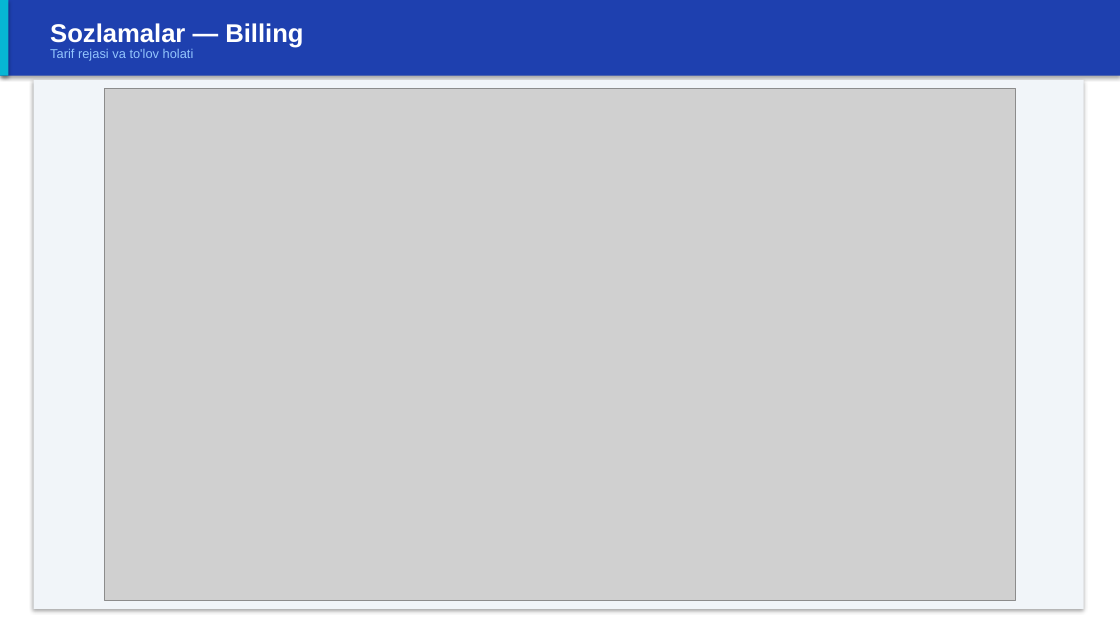
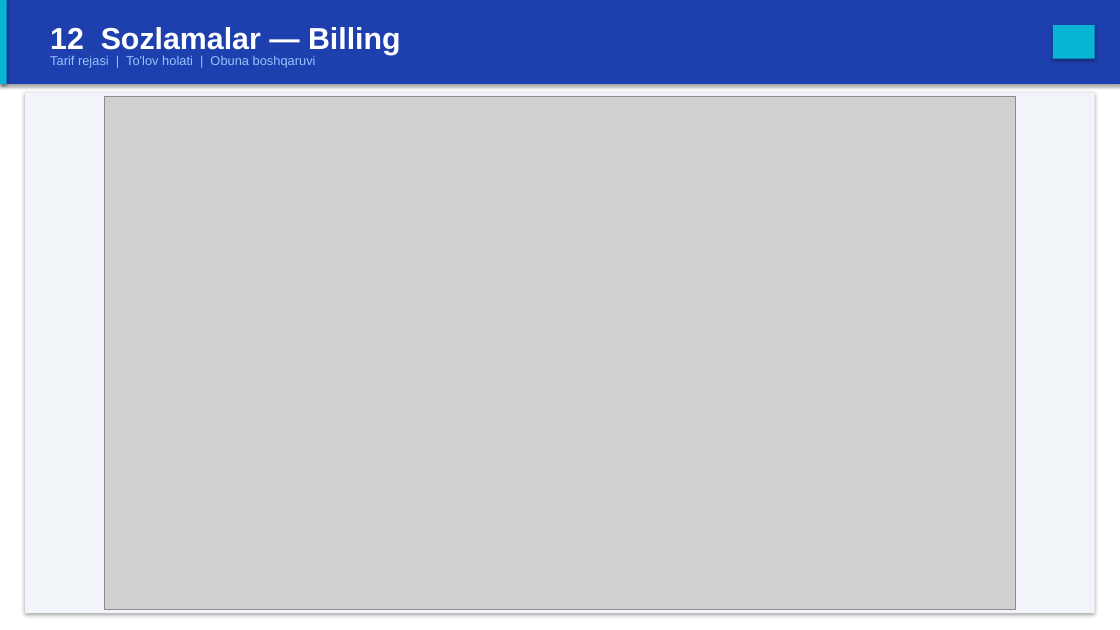
Before and after one commit to AI-automatization/Pos-cosmetics, a slide deck: slide 23 of docs/RAOS_Admin_Panel_Guide.pptx (slide 37 before the commit). Drawn at 1120x630 pixels with LibreOffice and Linux fonts; fonts in the diff are those of the drawing; grey boxes stand for pictures. Boxes give left, top, right and bottom in pixels: in the first picture for what was removed or moved away, otherwise in the second. Text is boxed around its words. In the diff, an @@ line names an element or a change of style, - is before the commit and + after.

```diff
--- a/docs/RAOS_Admin_Panel_Guide.pptx
+++ b/docs/RAOS_Admin_Panel_Guide.pptx
@@ rectangle: place and size @@
-rectangle at (0, 0, 1120, 76)
+rectangle at (0, 0, 1120, 84)
@@ rectangle: place and size @@
-rectangle at (0, 0, 8, 76)
+rectangle at (0, 0, 7, 84)
@@ text at (50, 27, 401, 55): text changed; size 22 to 26 pt @@
-Sozlamalar — Billing
+12 Sozlamalar — Billing
@@ rectangle added at (1053, 25, 1095, 59), fill #06B6D4 @@
@@ text at (50, 56, 316, 68): text changed @@
-Tarif rejasi va to'lov holati
+Tarif rejasi | To'lov holati | Obuna boshqaruvi
@@ rectangle: place and size @@
-rectangle at (34, 80, 1084, 609)
+rectangle at (25, 92, 1095, 613)
@@ picture: place and size @@
-picture at (104, 88, 1015, 601)
+picture at (104, 97, 1015, 609)
```
Also in this commit, not shown: 13 other slides changed, 13 slides added, 25 slides removed, 44 other files.
